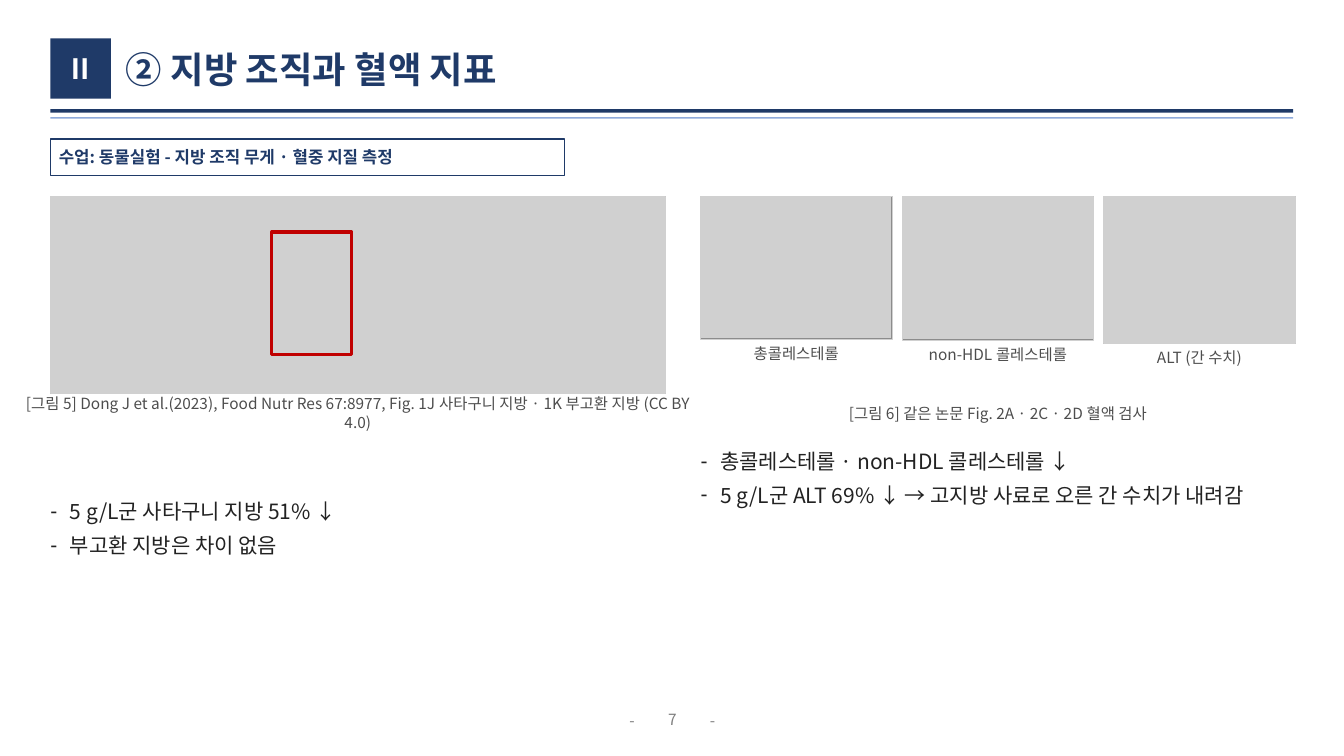
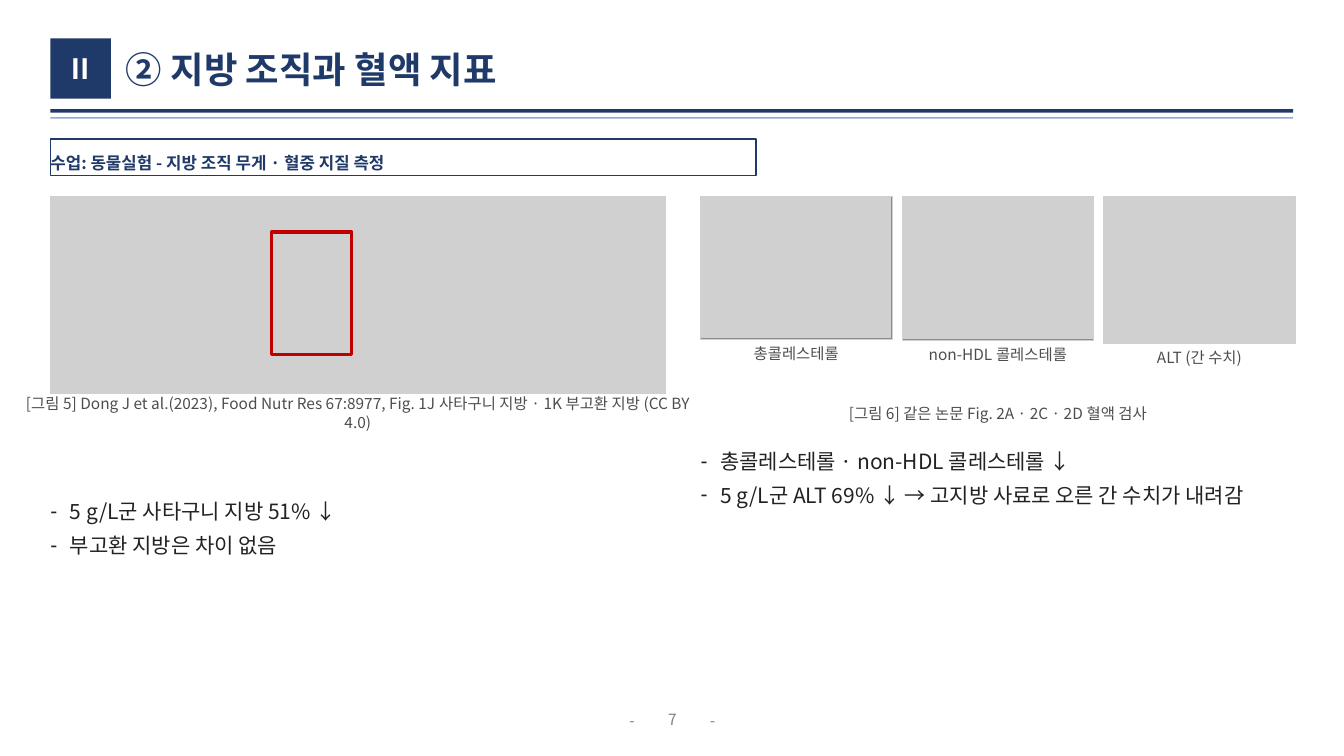
Before and after one commit to logvinca99-cell/logvinca, a slide deck: slide 7 of 발표자료/체중조절_발표_기능성식품학.pptx. Drawn at 1344x756 pixels with LibreOffice and Linux fonts; fonts in the diff are those of the drawing; grey boxes stand for pictures. Boxes give left, top, right and bottom in pixels: in the first picture for what was removed or moved away, otherwise in the second. Text is boxed around its words. In the diff, an @@ line names an element or a change of style, - is before the commit and + after.

```diff
--- a/발표자료/체중조절_발표_기능성식품학.pptx
+++ b/발표자료/체중조절_발표_기능성식품학.pptx
@@ rectangle "수업: 동물실험 - 지방 조직 ...": place and size @@
-rectangle "수업: 동물실험 - 지방 조직 ..." at box(50, 139, 565, 175)
+rectangle "수업: 동물실험 - 지방 조직 ..." at box(50, 139, 756, 175)
```
Also in this commit, not shown: 10 other slides changed, 1 other file.
